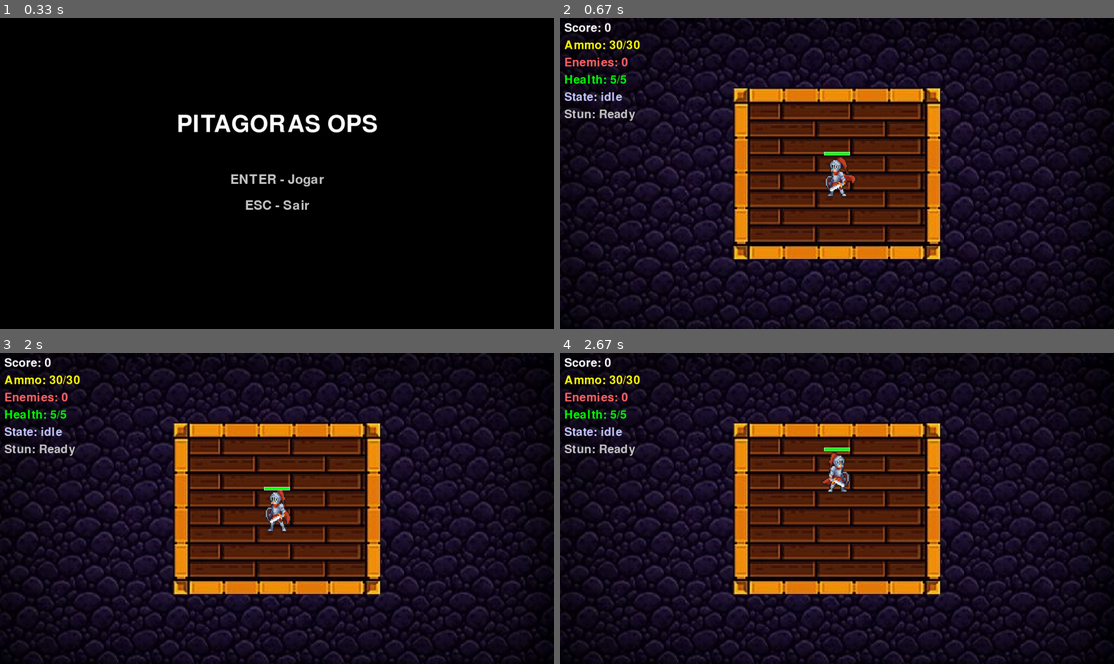
Above: before the commit, frames 1-4 (two rows, left to right).
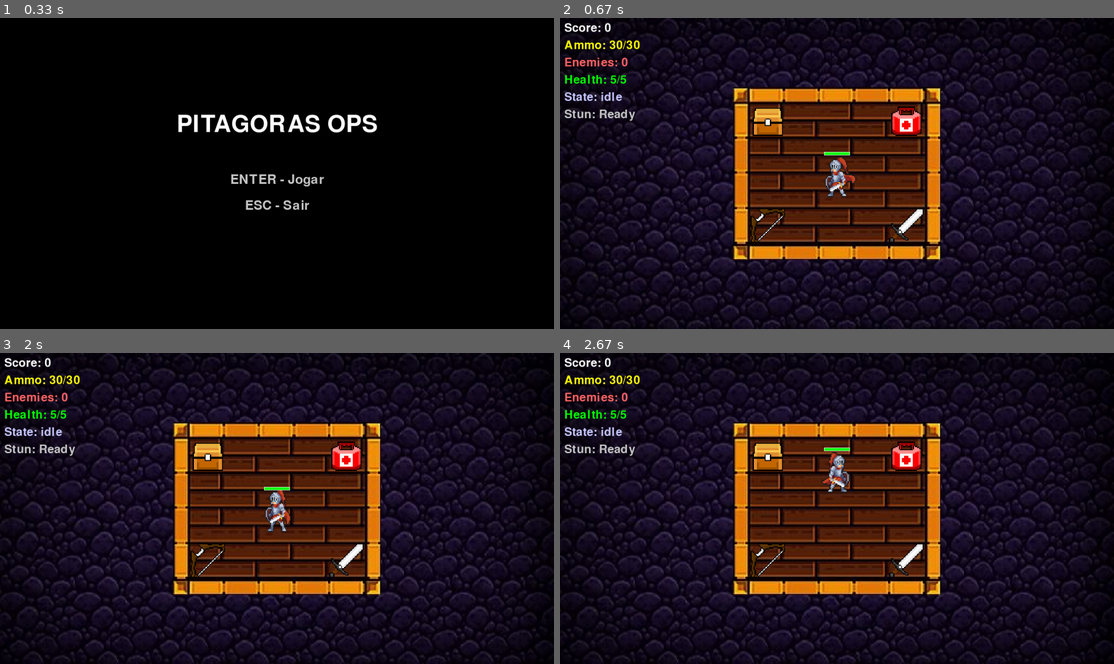
Above: after the commit, the same moments.

Repository: nicolassaez2004/pygamedesoft2026.1
Game: pygame game, started from main.py
The game is run twice, just before and just after one commit, with the same random seed, the same clock (stepped at 60 frames per second) and the same inputs.
Inputs (mouse positions are in pixels of both pictures, inside the frame that each line leads up to):
- Up to frame 1 (0.33 s): no input
- Up to frame 2 (0.67 s): tap Enter at 0.33 s
- Up to frame 3 (2 s): click "Stun: Ready" at 0.72 s; hold Esc 1-1.47 s; hold D 1-1.47 s; tap Enter at 1.5, 1.9 s
- Up to frame 4 (2.67 s): tap Enter at 2.2 s; hold W 2.33-2.63 s; move the mouse to (848, 402) at 2.37 s

Frame 1 is identical in both runs. In frame 2, 1.3% of the frame differs, in the area x 34-66%, y 28-73%; in frame 3, 1.3%; in frame 4, 1.3%.

Commit message:
novossprites

Diff:
--- a/gameplay.py
+++ b/gameplay.py
@@ -17,6 +17,14 @@
     skeleton = pygame.transform.scale(skeleton, (80, 80))
     knight = pygame.image.load('sprite/knight.jpg')
     knight = pygame.transform.scale(knight, (80, 80))
+    bausprite = pygame.image.load('sprite/bausprite.png')
+    bausprite = pygame.transform.scale(bausprite, (80, 80))
+    kitmedico = pygame.image.load('sprite/kitmedicosprite.png')
+    kitmedico = pygame.transform.scale(kitmedico, (80, 80))
+    arco = pygame.image.load('sprite/arco.png')
+    arco = pygame.transform.scale(arco, (80, 80))
+    espadasprite = pygame.image.load('sprite/espadasprite.png')
+    espadasprite = pygame.transform.scale(espadasprite, (80, 80))
 
     assets = {}
     assets['bg'] = bg
@@ -25,6 +33,10 @@
     assets['wizard'] = wizard
     assets['skeleton'] = skeleton
     assets['knight'] = knight
+    assets['bausprite'] = bausprite
+    assets['kitmedico'] = kitmedico
+    assets['arco'] = arco
+    assets['espadasprite'] = espadasprite
 
     # Carrega sons
     try:
@@ -148,6 +160,26 @@
 
             # Aumenta dificuldade conforme score
             enemy_manager.increase_difficulty(score)
+
+            # Verifica colisão com bausprite
+            bausprite_rect = assets['bausprite'].get_rect(topleft=(440, 200))
+            player_rect = pygame.Rect(player_obj.pos[0] - player_obj.radius, player_obj.pos[1] - player_obj.radius, player_obj.radius * 2, player_obj.radius * 2)
+            if bausprite_rect.colliderect(player_rect):
+                # Colisão com bausprite - pode adicionar lógica (coleta, etc)
+                pass
+
+            # Verifica colisão com kitmedico
+            kitmedico_rect = assets['kitmedico'].get_rect(topleft=(760, 200))
+            if kitmedico_rect.colliderect(player_rect):
+                # Colisão com kitmedico - pode adicionar lógica (cura, etc)
+                pass
+            arco_rect = assets['arco'].get_rect(topleft=(440, 440))
+            if arco_rect.colliderect(player_rect):
+                pass
+
+            espadasprite_rect = assets['espadasprite'].get_rect(topleft=(760, 440))
+            if espadasprite_rect.colliderect(player_rect):
+                pass
 
             # Verifica colisão com inimigos (dano no jogador)
             collision_result = enemy_manager.check_collisions_with_player(player_obj.pos, player_obj.radius)
@@ -185,6 +217,16 @@
         plataforma_y = (window.get_height() - 400) // 2
         window.blit(assets['plataforma'], (plataforma_x, plataforma_y))
 
+        # Desenha bausprite na posição especificada (antes do jogador)
+        window.blit(assets['bausprite'], (440, 200))
+
+        # Desenha kitmedico na posição especificada
+        window.blit(assets['kitmedico'], (760, 200))
+
+        window.blit(assets['arco'], (440, 440))
+
+        window.blit(assets['espadasprite'], (760, 440))
+
         # Desenha o player
         player_obj.draw(window)
 
Binary file added: jogador/playerespadaparado.png
Binary file added: jogador/playerespadaparado2.png.png
Binary file added: jogador/playerparado.png
Binary file added: jogador/playerparado2.png
Binary file added: jogador/playerparadoarco.png.png
Binary file added: jogador/playerparadoarco2.png.png
Binary file added: sprite/arco.png
Binary file added: sprite/bausprite.png
Binary file added: sprite/espadasprite.png
Binary file added: sprite/kitmedicosprite.png
